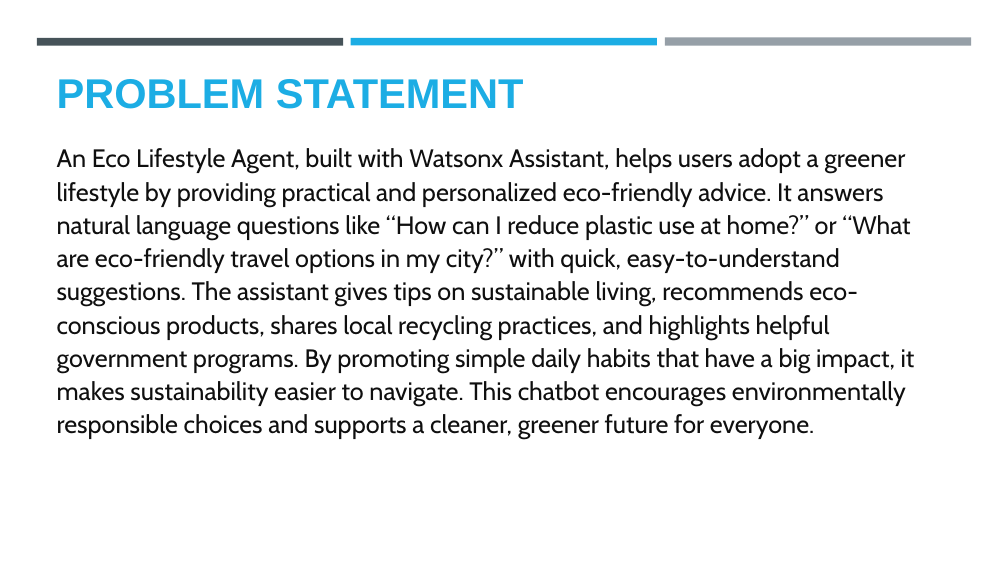
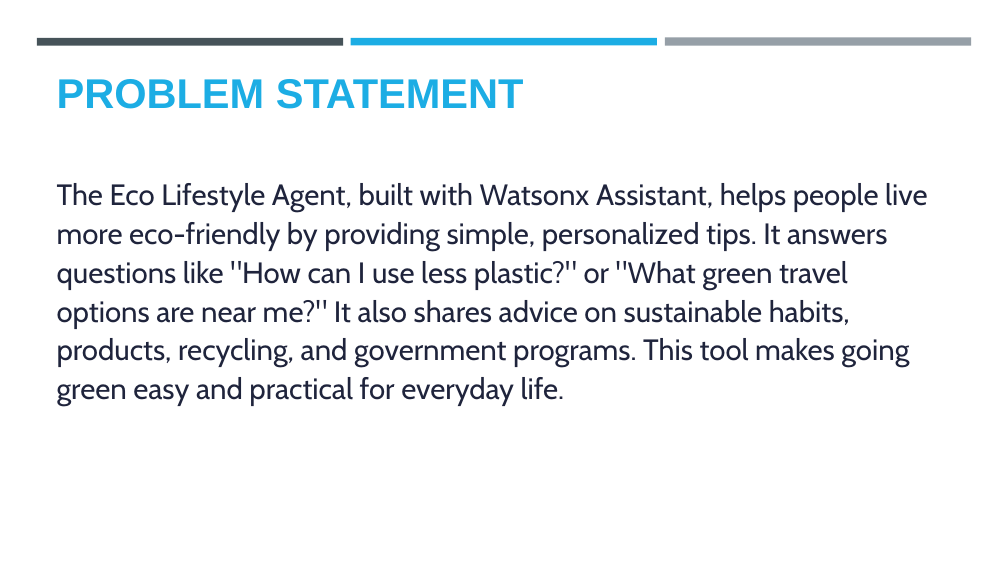
Before and after one commit to Suryank7/Eco-Lifestyle-Agent, a slide deck: slide 3 of ProjectTemplate (1) - Copy.pptx. Drawn at 1008x567 pixels with LibreOffice and Linux fonts; fonts in the diff are those of the drawing; background and template pictures are left out. Boxes give left, top, right and bottom in pixels: in the first picture for what was removed or moved away, otherwise in the second. Text is boxed around its words. In the diff, an @@ line names an element or a change of style, - is before the commit and + after.

```diff
--- a/ProjectTemplate (1) - Copy.pptx
+++ b/ProjectTemplate (1) - Copy.pptx
@@ text at bbox=[57, 183, 927, 406]: text changed; size 24 to 28 pt; text colour #0F0F0F to #1F243C @@
-An Eco Lifestyle Agent, built with Watsonx Assistant, helps users adopt a greener lifestyle by providing practical and personalized eco-friendly advice. It answers natural language questions like “How can I reduce plastic use at home?” or “What are eco-friendly travel options in my city?” with quick, easy-to-understand suggestions. The assistant gives tips on sustainable living, recommends eco-conscious products, shares local recycling practices, and highlights helpful government programs. By promoting simple daily habits that have a big impact, it makes sustainability easier to navigate. This chatbot encourages environmentally responsible choices and supports a cleaner, greener future for everyone.
+The Eco Lifestyle Agent, built with Watsonx Assistant, helps people live more eco-friendly by providing simple, personalized tips. It answers questions like "How can I use less plastic?" or "What green travel options are near me?" It also shares advice on sustainable habits, products, recycling, and government programs. This tool makes going green easy and practical for everyday life.
```
Also in this commit, not shown: 9 other slides changed, 4 slides added.
